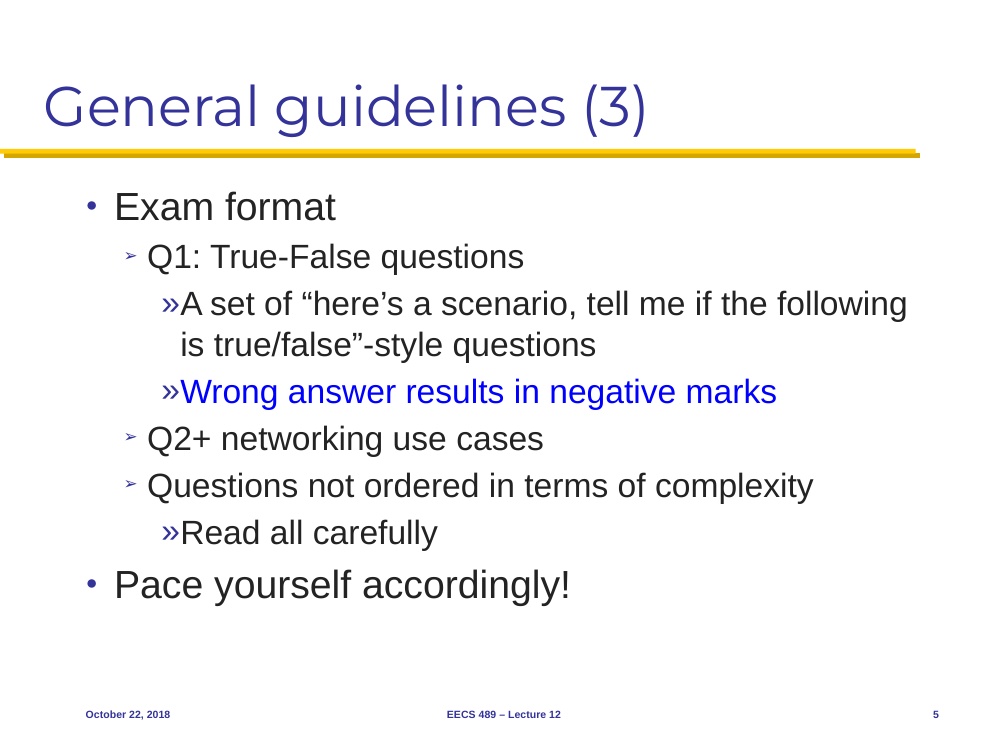
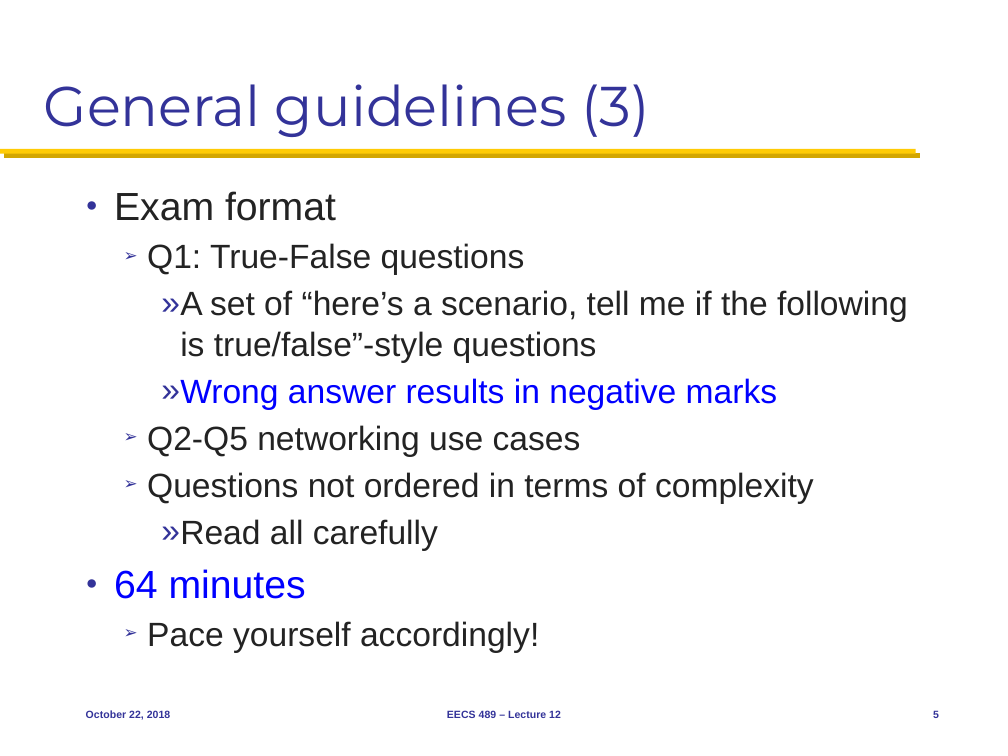
Before and after one commit to mosharaf/eecs489, a slide deck: slide 5 of Slides/102218.pptx. Drawn at 1008x756 pixels with LibreOffice and Linux fonts; fonts in the diff are those of the drawing. Boxes give left, top, right and bottom in pixels: in the first picture for what was removed or moved away, otherwise in the second. Text is boxed around its words. In the diff, an @@ line names an element or a change of style, - is before the commit and + after.

```diff
--- a/Slides/102218.pptx
+++ b/Slides/102218.pptx
@@ text at box(147, 425, 581, 457): text changed @@
-  ➢ Q2+ networking use cases
+  ➢ Q2-Q5 networking use cases
@@ text at box(114, 569, 306, 599): paragraph added @@
+● 64 minutes
@@ text at box(147, 621, 539, 653): size 28 to 24 pt in "Pace yourself accordingly!"; bullet ● to ➢; list level 1 to 2 in "Pace yourself accordingly!" @@
```
Also in this commit, not shown: 2 other slides changed, 1 slide added, 3 slides removed.
